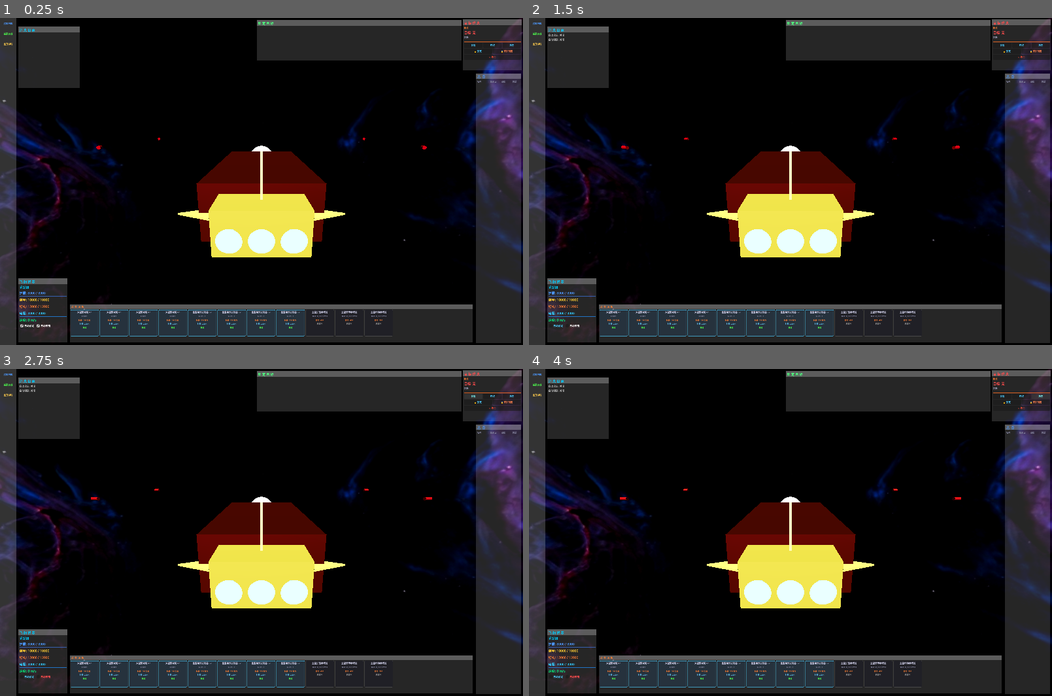
Above: before the commit, frames 1-4 (two rows, left to right).
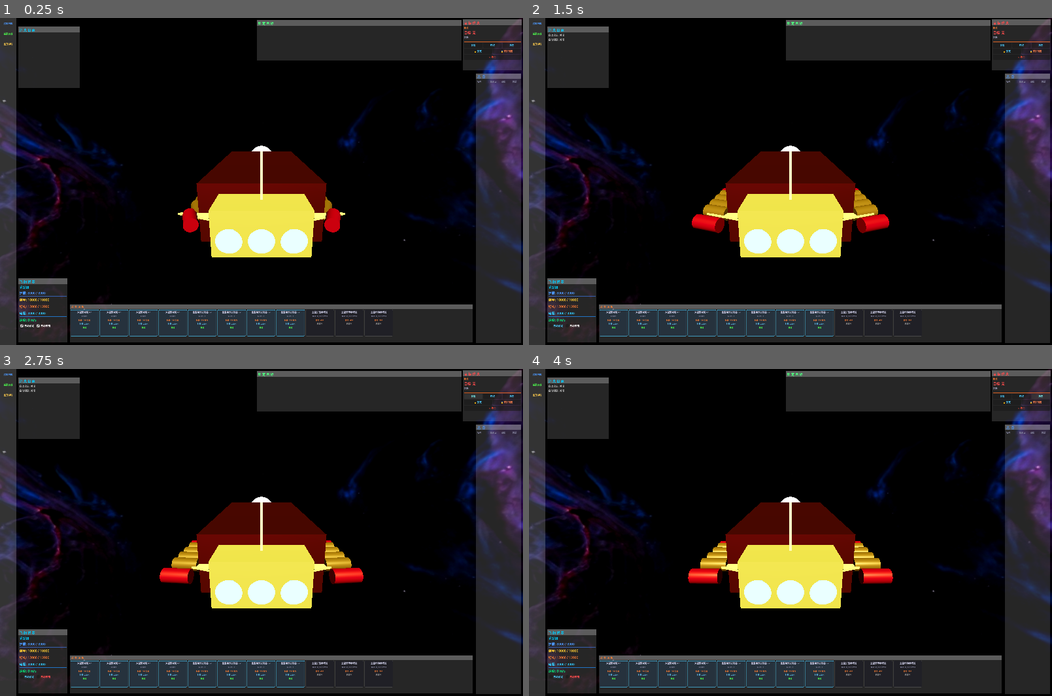
Above: after the commit, the same moments.

Repository: ZhanXuzhao/space-war
Game: Godot game, scene res://scenes/main.tscn
Two runs of this game, one before a commit and one after it. Both use one fixed random seed, a clock stepped at 60 frames per second and the inputs below. The engine's default icon, where the game draws it, is replaced by a stand-in: a white triangle on a blue panel in a dark square.
Inputs:
- Up to frame 1 (0.25 s): no input
- Up to frame 2 (1.5 s): click "自动锁定" at 0.5 s; click "自动攻击" at 1.25 s
- Up to frame 3 (2.75 s): click "靠近" at 2 s
- Up to frame 4 (4 s): click "环绕" at 2.75 s; click "跃迁" at 3.5 s

The runs differ from the first frame. In frame 1, 0.5% of the frame differs, in the area x 18-82%, y 36-66%; in frame 2, 1.1%; in frame 3, 1.2%; in frame 4, 1.2%, in the area x 17-83%, y 36-66%.

Commit message:
fix 炮台位置bug

Diff:
--- a/scripts/ai/AIController.gd
+++ b/scripts/ai/AIController.gd
@@ -91,10 +91,6 @@
 					tracking = 0.5
 					cap_usage = 12.0
 
-		var ship_half_w = 75.0 * (ship.ship_data.model_scale if ship.ship_data else 1.0)
-		var ship_len = 300.0 * (ship.ship_data.model_scale if ship.ship_data else 1.0)
-		var pairs = hardpoints / 2
-
 		for i in range(hardpoints):
 			var weapon = Weapon.new()
 			var wdata = WeaponData.new()
@@ -108,17 +104,7 @@
 			wdata.capacitor_usage = cap_usage
 			wdata.projectile_scene = null
 			weapon.weapon_data = wdata
-			# 左右交替布置
-			var side = 1 if i % 2 == 0 else -1
-			var pair_idx = int(i / 2.0)
-			var z_offset = -ship_len * 0.4 + (pair_idx / maxf(pairs - 1, 1)) * ship_len * 0.6 if pairs > 0 else 0.0
-			var offset = Vector3(ship_half_w * side, 0, z_offset)
-			weapon.position = offset
-			weapon.name = "NPCLaser_%s_%d" % ["Left" if side > 0 else "Right", pair_idx]
-			weapon.mount_local_normal = Vector3(side, 0, 0)
-			weapon.activate()
-			ship.call_deferred("add_child", weapon)
-			ship.weapon_nodes.append(weapon)
+			ship.call_deferred("_install_turret_weapon", weapon, i, hardpoints, "NPCLaser")
 
 func _setup_auto_patrol() -> void:
 	if not owner_ship or patrol_points.size() > 0:
--- a/scripts/ships/PlayerShip.gd
+++ b/scripts/ships/PlayerShip.gd
@@ -380,9 +380,6 @@
 ## 创建激光武器，沿飞船左右对称分布
 func _create_laser_weapons(count: int) -> void:
 	var stats = _get_laser_stats()
-	var ship_len = 300.0 * (ship_data.model_scale if ship_data else 1.0)
-	var ship_half_w = 75.0 * (ship_data.model_scale if ship_data else 1.0)
-	var pairs = count / 2
 	for i in range(count):
 		var weapon = Weapon.new()
 		var wdata = WeaponData.new()
@@ -396,26 +393,12 @@
 		wdata.capacitor_usage = stats["cap"]
 		wdata.projectile_scene = null
 		weapon.weapon_data = wdata
-		# 左右交替布置：i=0左, i=1右, i=2左, i=3右...
-		var side = 1 if i % 2 == 0 else -1
-		var pair_idx = int(i / 2.0)  # 第几对
-		# 从船头到船尾均匀分布Z位置
-		var z_offset = -ship_len * 0.4 + (pair_idx / maxf(pairs - 1, 1)) * ship_len * 0.6 if pairs > 0 else 0.0
-		var offset = Vector3(ship_half_w * side, 0, z_offset)
-		weapon.position = offset
-		weapon.name = "LaserWeapon_%s_%d" % ["Left" if side > 0 else "Right", pair_idx]
-		weapon.mount_local_normal = Vector3(side, 0, 0)
-		add_child(weapon)
-		weapon_nodes.append(weapon)
-		weapon.activate()
+		_install_turret_weapon(weapon, i, count, "LaserWeapon")
 
 ## 创建导弹武器，沿飞船左右对称分布
 func _create_missile_weapons(count: int) -> void:
 	var stats = _get_missile_stats()
 	var projectile_scene = preload("res://scenes/weapons/Missile.tscn")
-	var ship_len = 300.0 * (ship_data.model_scale if ship_data else 1.0)
-	var ship_half_w = 75.0 * (ship_data.model_scale if ship_data else 1.0)
-	var pairs = count / 2
 	for i in range(count):
 		var weapon = Weapon.new()
 		var wdata = WeaponData.new()
@@ -433,18 +416,8 @@
 		wdata.projectile_scene = projectile_scene
 		wdata.projectile_scale = stats["proj_scale"]
 		weapon.weapon_data = wdata
-		# 左右交替布置
-		var side = 1 if i % 2 == 0 else -1
-		var pair_idx = int(i / 2.0)
-		# 导弹布置在船体后方
-		var z_offset = ship_len * 0.3 + (pair_idx / maxf(pairs - 1, 1)) * ship_len * 0.2 if pairs > 0 else 0.0
-		var offset = Vector3(ship_half_w * side, 0, z_offset)
-		weapon.position = offset
-		weapon.name = "MissileLauncher_%s_%d" % ["Left" if side > 0 else "Right", pair_idx]
-		weapon.mount_local_normal = Vector3(side, 0, 0)
-		add_child(weapon)
-		weapon_nodes.append(weapon)
-		weapon.activate()
+		# 导弹布置在船体后方（z_start=0.3, z_end=0.5）
+		_install_turret_weapon(weapon, i, count, "MissileLauncher", 0.3, 0.5)
 
 ## 根据船型获取维修装备参数
 func _get_repair_module_stats() -> Dictionary:
--- a/scripts/ships/Ship.gd
+++ b/scripts/ships/Ship.gd
@@ -59,6 +59,12 @@
 var mid_slot_modules: Array[Node] = []
 var low_slot_modules: Array[Node] = []
 var weapon_nodes: Array[Node] = []
+
+## 飞船模型尺寸常量（与场景中碰撞箱尺寸一致）
+## 注意：飞船根节点已通过 _apply_model_scale() 设置了 scale = model_scale
+## 炮台作为子节点，局部坐标使用碰撞箱原始尺寸即可，父节点缩放会自动作用于子节点
+const SHIP_LENGTH: float = 300.0
+const SHIP_HALF_WIDTH: float = 75.0
 
 ## 防重复初始化标记（脚本热替换时使用）
 var _initialized: bool = false
@@ -161,6 +167,31 @@
 		return
 	scale = Vector3.ONE * ship_data.model_scale
 
+## 在指定炮台硬点位置安装武器（敌我共用）
+## 自动计算左右交替位置，沿船身前后分布
+## @param weapon:        要安装的 Weapon 节点
+## @param index:         硬点序号（0 开始）
+## @param total:         硬点总数
+## @param name_prefix:   武器名前缀
+## @param z_start:       船头方向 Z 偏移比例（负值=前方），默认 -0.4
+## @param z_end:         船尾方向 Z 偏移比例（正值=后方），默认 0.6
+func _install_turret_weapon(weapon: Weapon, index: int, total: int,
+		name_prefix: String, z_start: float = -0.4, z_end: float = 0.6) -> void:
+	var side = 1 if index % 2 == 0 else -1
+	var pair_idx = index / 2
+	var pairs = total / 2
+
+	var z_offset = SHIP_LENGTH * z_start
+	if pairs > 1:
+		z_offset += (float(pair_idx) / (pairs - 1)) * SHIP_LENGTH * (z_end - z_start)
+
+	weapon.position = Vector3(SHIP_HALF_WIDTH * side, 0, z_offset)
+	weapon.name = "%s_%s_%d" % [name_prefix, "Left" if side > 0 else "Right", pair_idx]
+	weapon.mount_local_normal = Vector3(side, 0, 0)
+	add_child(weapon)
+	weapon_nodes.append(weapon)
+	weapon.activate()
+
 static var _frigate_index: int = 0
 static var _cruiser_index: int = 0
 static var _battleship_index: int = 0
